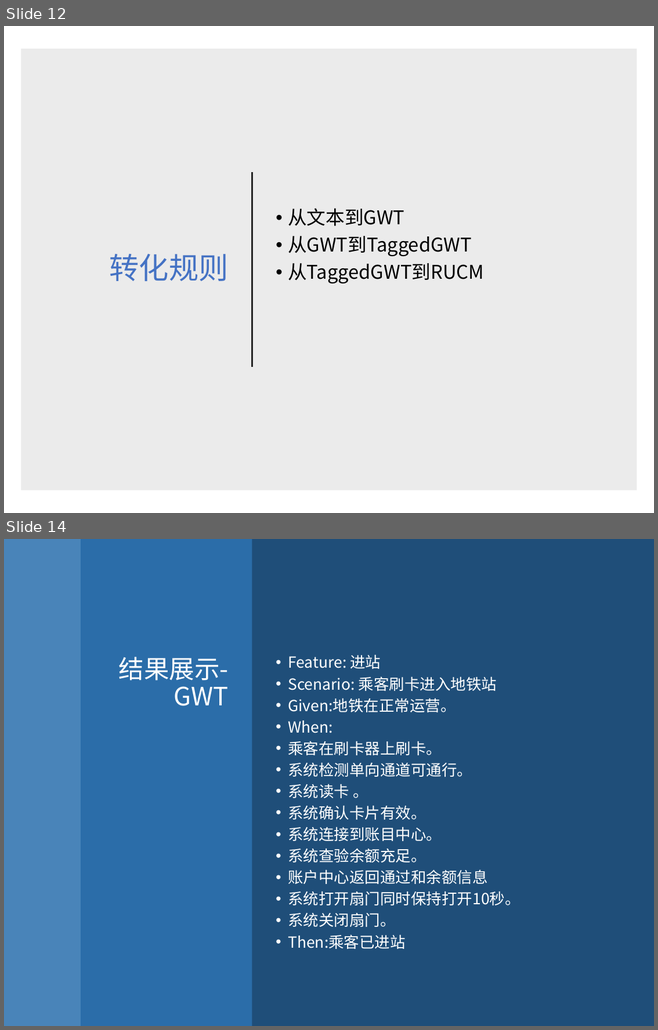
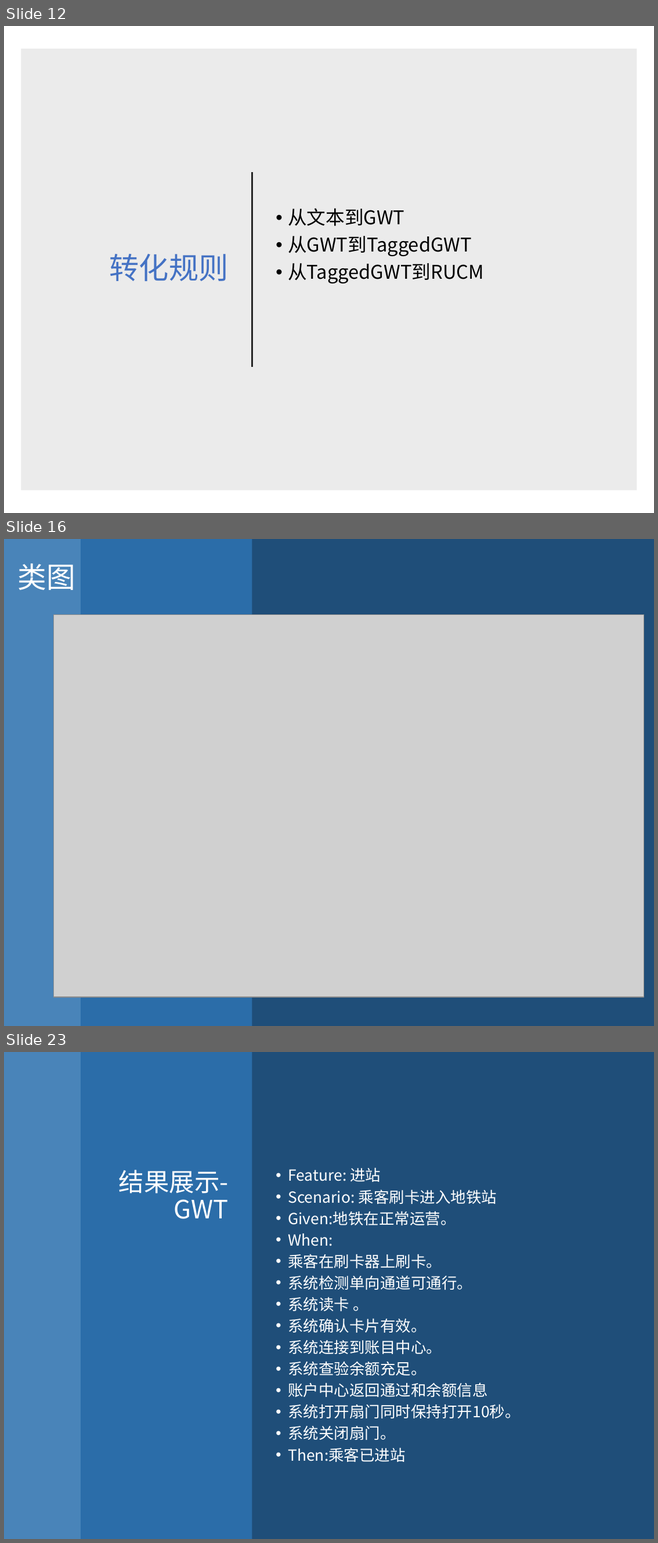
Before and after one commit to PatrickZad/AISRED, a slide deck: TEAM演示.pptx. Shown one above the other, each under a label of ours: slides 12 and 14 before the commit, slides 12, 16 and 23 after it; the slides between them are not shown. The pictures are 658x1030 and 658x1543 pixels, drawn with LibreOffice and Linux fonts; fonts in the diff are those of the drawing; grey boxes stand for pictures. Boxes give left, top, right and bottom in pixels: in the first picture for what was removed or moved away, otherwise in the second. Text is boxed around its words. In the diff, an @@ line names an element or a change of style, - is before the commit and + after.

```diff
--- a/TEAM演示.pptx
+++ b/TEAM演示.pptx
@@ slide 16 added at [4,539,654,1026], background #1F4E79 @@
@@ rectangle added at [4,539,81,1026], fill #5B9BD5 at 70% opacity @@
@@ rectangle added at [81,539,252,1026], fill #2E75B6 at 80% opacity @@
@@ text added at [17,563,75,590], 32 pt, text #FFFFFF @@
+类图
@@ picture added at [53,614,643,997] @@
@@ what was slide 14 is now slide 23 @@
```
Also in this commit, not shown: 3 slides changed, 8 other slides added, 2 other files.
